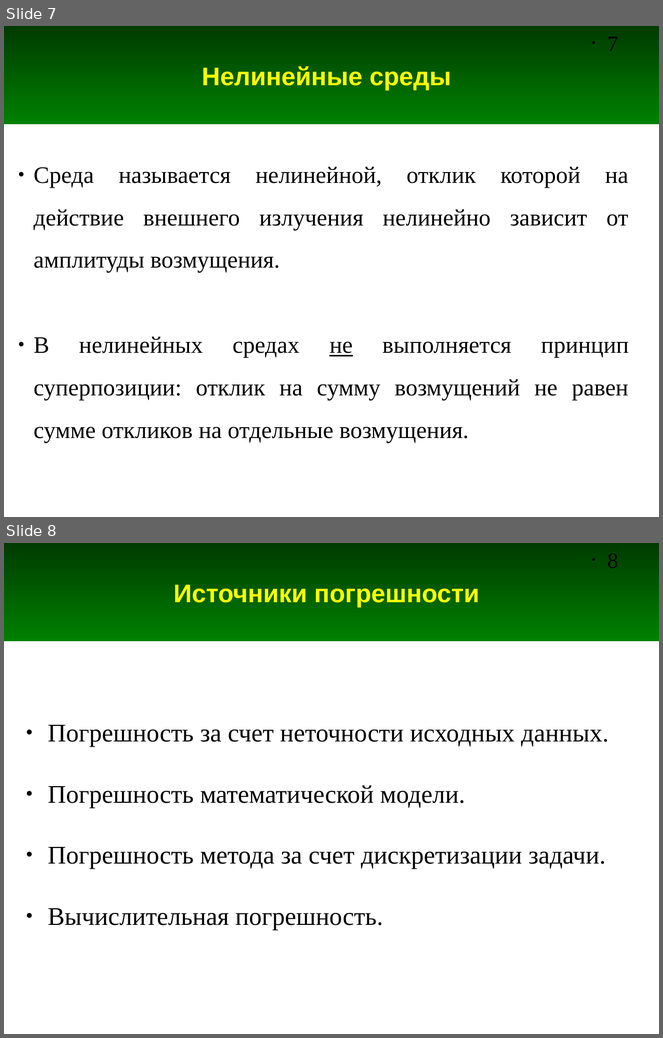
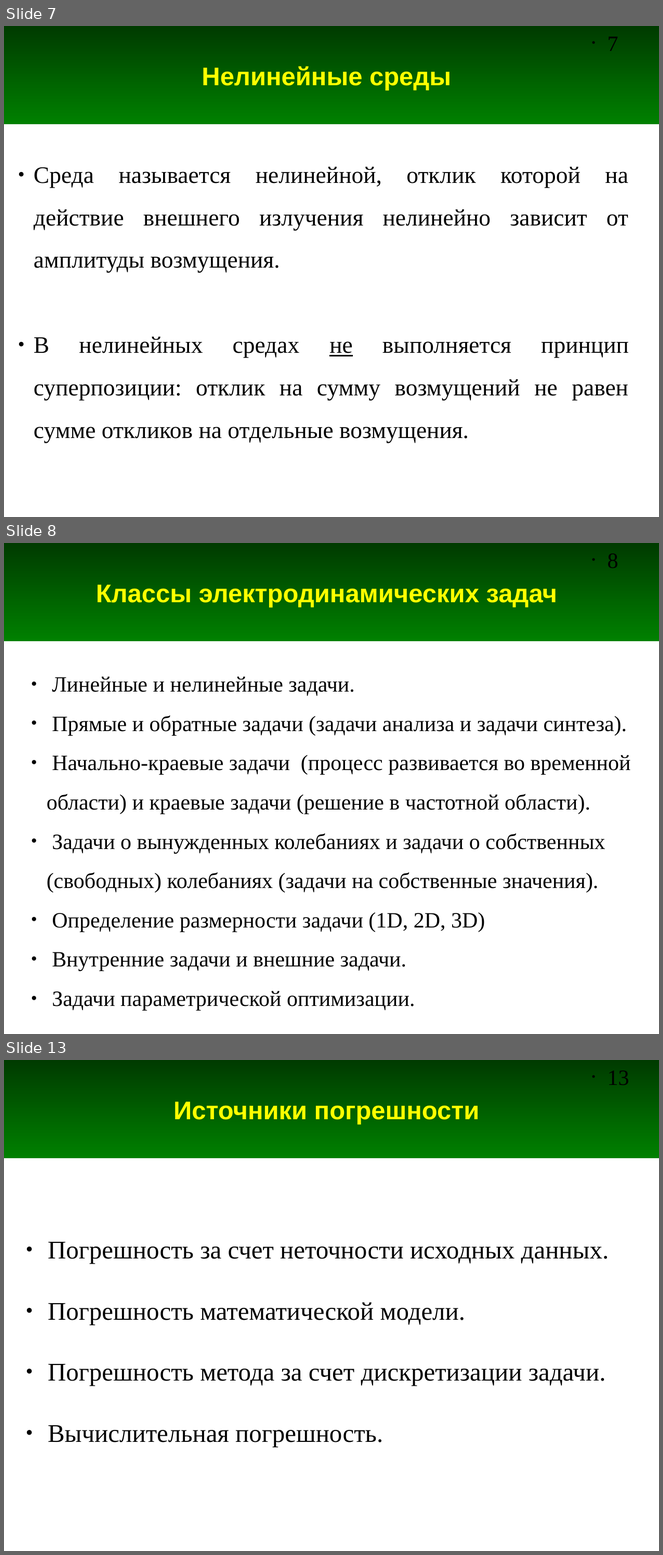
Before and after one commit to andris0147sv/modelling, a slide deck: presentations/1. Problem Statement.odp. Shown one above the other, each under a label of ours: slides 7 and 8 before the commit, slides 7, 8 and 13 after it; the slides between them are not shown. The pictures are 663x1038 and 663x1555 pixels, drawn with LibreOffice and Linux fonts; fonts in the diff are those of the drawing. Boxes give left, top, right and bottom in pixels: in the first picture for what was removed or moved away, otherwise in the second. Text is boxed around its words. In the diff, an @@ line names an element or a change of style, - is before the commit and + after.

```diff
--- a/presentations/1. Problem Statement.odp
+++ b/presentations/1. Problem Statement.odp
@@ slide 8 added at (4,543,659,1034), background #FFFFFF; not listed: 2 template elements that a slide beside it also shows @@
@@ title added at (96,585,557,607), 28 pt, text #FFFF00, bold @@
+Классы электродинамических задач
@@ text added at (47,677,631,1011), 24 pt, text #000000 @@
+● Линейные и нелинейные задачи.
+● Прямые и обратные задачи (задачи анализа и задачи синтеза).
+● Начально-краевые задачи (процесс развивается во временной области) и краевые задачи (решение в частотной области).
+● Задачи о вынужденных колебаниях и задачи о собственных (свободных) колебаниях (задачи на собственные значения).
+● Определение размерности задачи (1D, 2D, 3D)
+● Внутренние задачи и внешние задачи.
+● Задачи параметрической оптимизации.
@@ what was slide 8 is now slide 13 @@
@@ page number at (608,1070,630,1085): text changed @@
-• 8
+• 13
```
Also in this commit, not shown: 6 slides changed, 7 other slides added, 1 other file.
